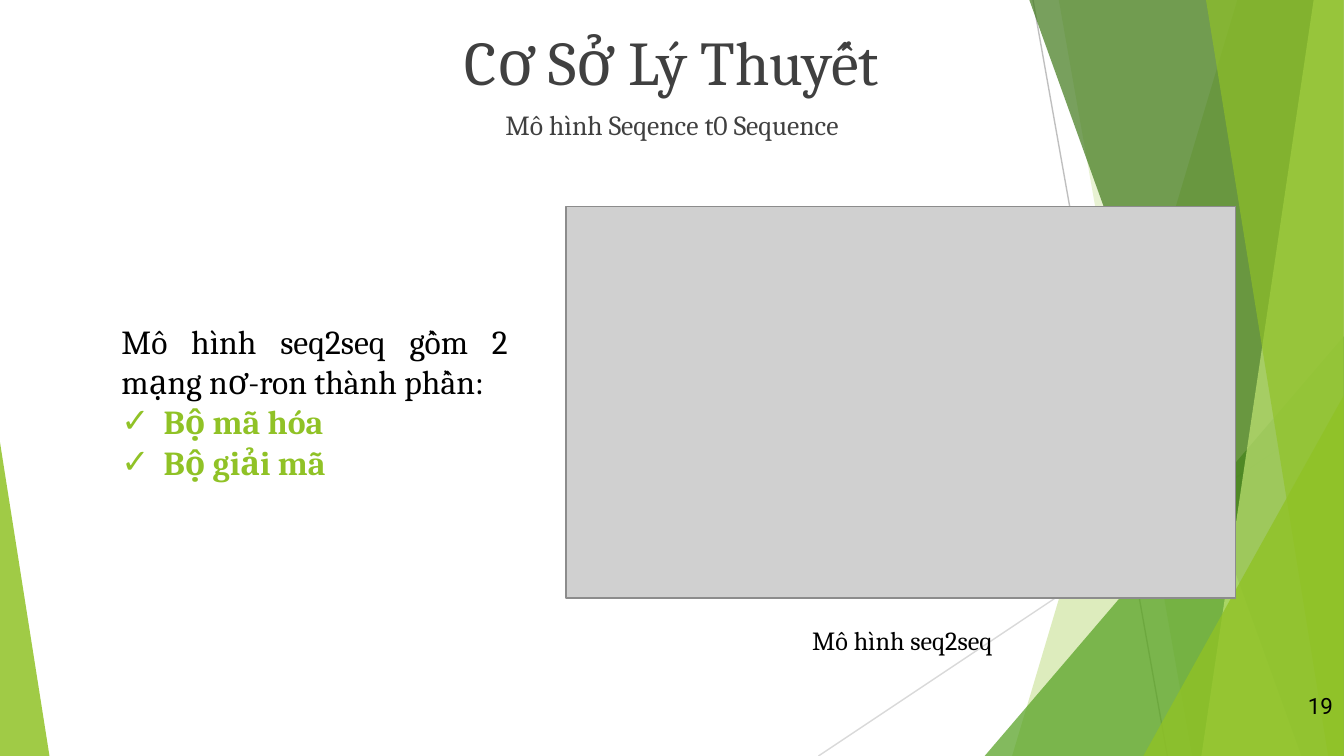
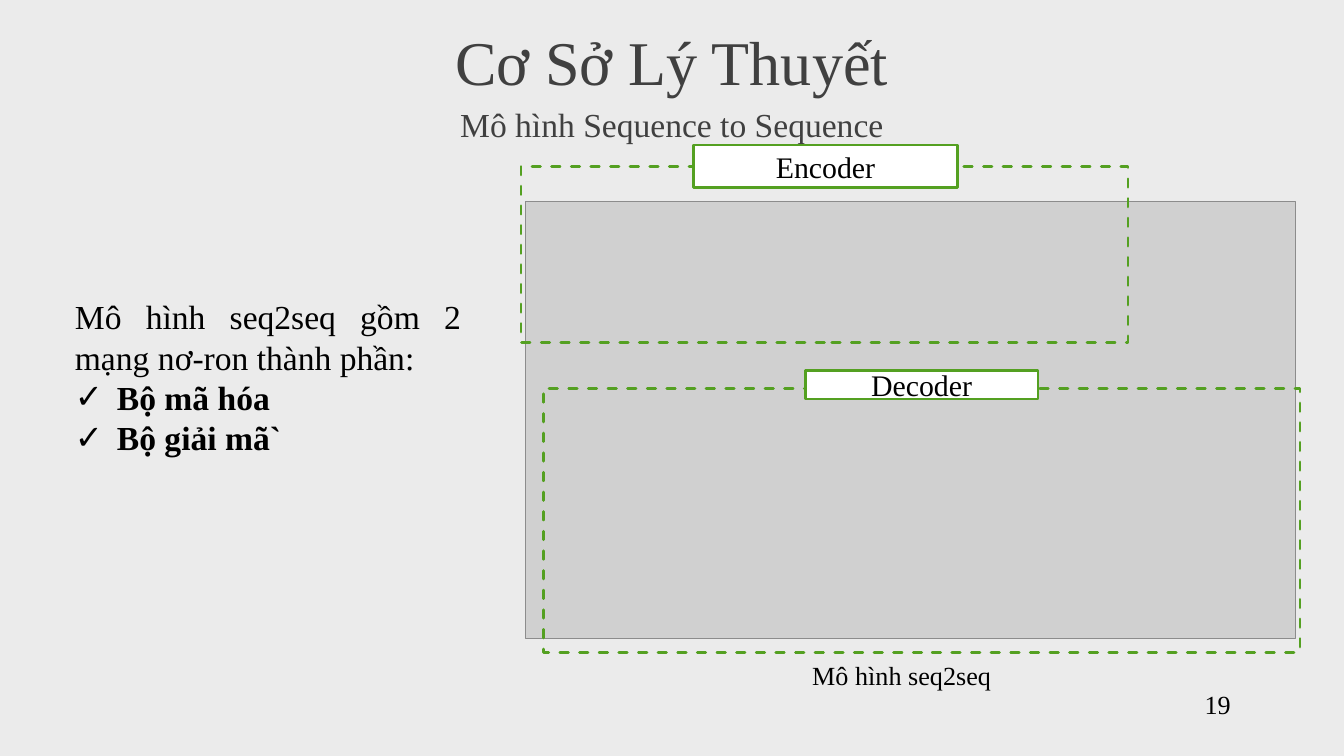
Before and after one commit to vanvibig/BaoCaoLuanVan, a slide deck: slide 19 of LVTN_Vi.pptx. Drawn at 1344x756 pixels with LibreOffice and Linux fonts; fonts in the diff are those of the drawing; grey boxes stand for pictures. Boxes give left, top, right and bottom in pixels: in the first picture for what was removed or moved away, otherwise in the second. Text is boxed around its words. In the diff, an @@ line names an element or a change of style, - is before the commit and + after.

```diff
--- a/LVTN_Vi.pptx
+++ b/LVTN_Vi.pptx
@@ background #FFFFFF to #EBEBEB @@
@@ text "Cơ Sở Lý Thuyết" at [455, 40, 888, 97]: font Cambria to Times New Roman @@
@@ text at [460, 113, 884, 143]: text changed; size 14.8 to 18 pt; font Cambria to Times New Roman @@
-Mô hình Seqence t0 Sequence
+Mô hình Sequence to Sequence
@@ rectangle added at [694, 145, 958, 187], fill #FFFFFF, outline #54A021 1.5 pt, 16 pt, text #000000 @@
+Encoder
@@ rectangle added at [521, 167, 1129, 343], outline #54A021 1.5 pt dashed @@
@@ picture: place and size @@
-picture at [566, 207, 1235, 598]
+picture at [526, 202, 1296, 638]
@@ text "Mô hình seq2seq gồm 2 ...": place and size @@
-text "Mô hình seq2seq gồm 2 ..." at [121, 330, 508, 476]
+text "Mô hình seq2seq gồm 2 ..." at [75, 304, 461, 457]
@@ text at [75, 304, 461, 417]: font Cambria to Times New Roman in "Mô hình seq2seq gồm 2 mạng nơ-ron ...", "Bộ mã hóa"; text colour #90C226 to #000000 in "Bộ mã hóa" @@
@@ rectangle added at [543, 388, 1300, 652], outline #54A021 1.5 pt dashed @@
@@ rectangle added at [805, 371, 1038, 399], fill #FFFFFF, outline #54A021 1.5 pt, 16 pt, text #000000 @@
+Decoder
@@ group removed at [0, 0, 1344, 756]: 5 freeform shapes, 3 triangles, 2 lines @@
@@ text at [117, 426, 281, 457]: text changed; font Cambria to Times New Roman; text colour #90C226 to #000000 @@
-✓ Bộ giải mã
+✓ Bộ giải mã`
@@ text "Mô hình seq2seq" at [812, 666, 991, 691]: font Cambria to Times New Roman @@
@@ text "Mô hình seq2seq": place and size @@
-text "Mô hình seq2seq" at [812, 631, 992, 656]
+text "Mô hình seq2seq" at [812, 666, 991, 691]
@@ page number: place and size @@
-page number at [1308, 698, 1333, 714]
+page number at [1205, 696, 1231, 715]
@@ page number at [1205, 696, 1231, 715]: size 12 to 14 pt, font Roboto to Times New Roman @@
```
Also in this commit, not shown: 35 other slides changed, 2 slides added, 1 slide removed, 1 other file.
